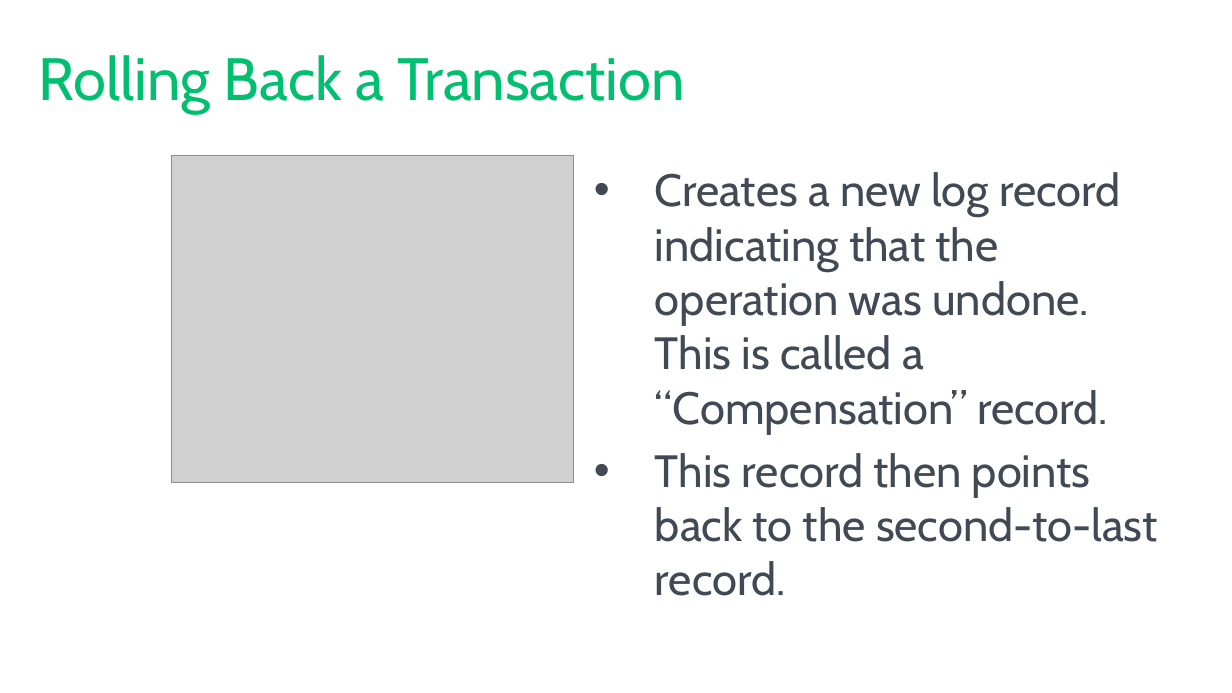
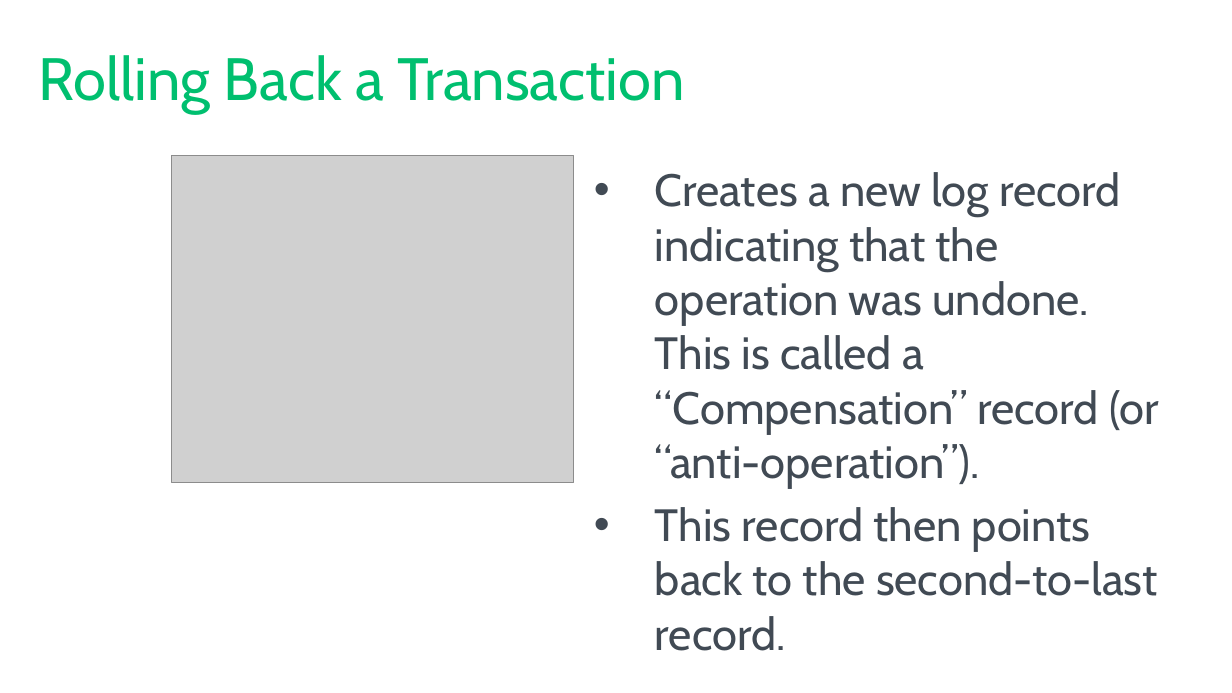
Before and after one commit to tf3604/LogFilePresentation, a slide deck: slide 42 of TransactionLog.pptx. Drawn at 1232x693 pixels with LibreOffice and Linux fonts; fonts in the diff are those of the drawing; grey boxes stand for pictures; background and template pictures are left out. Boxes give left, top, right and bottom in pixels: in the first picture for what was removed or moved away, otherwise in the second. Text is boxed around its words. In the diff, an @@ line names an element or a change of style, - is before the commit and + after.

```diff
--- a/TransactionLog.pptx
+++ b/TransactionLog.pptx
@@ text at <box>655,172,1159,489</box>: text changed @@
-• Creates a new log record indicating that the operation was undone. This is called a “Compensation” record.
+• Creates a new log record indicating that the operation was undone. This is called a “Compensation” record (or “anti-operation”).
```
Also in this commit, not shown: 2 other slides changed.
